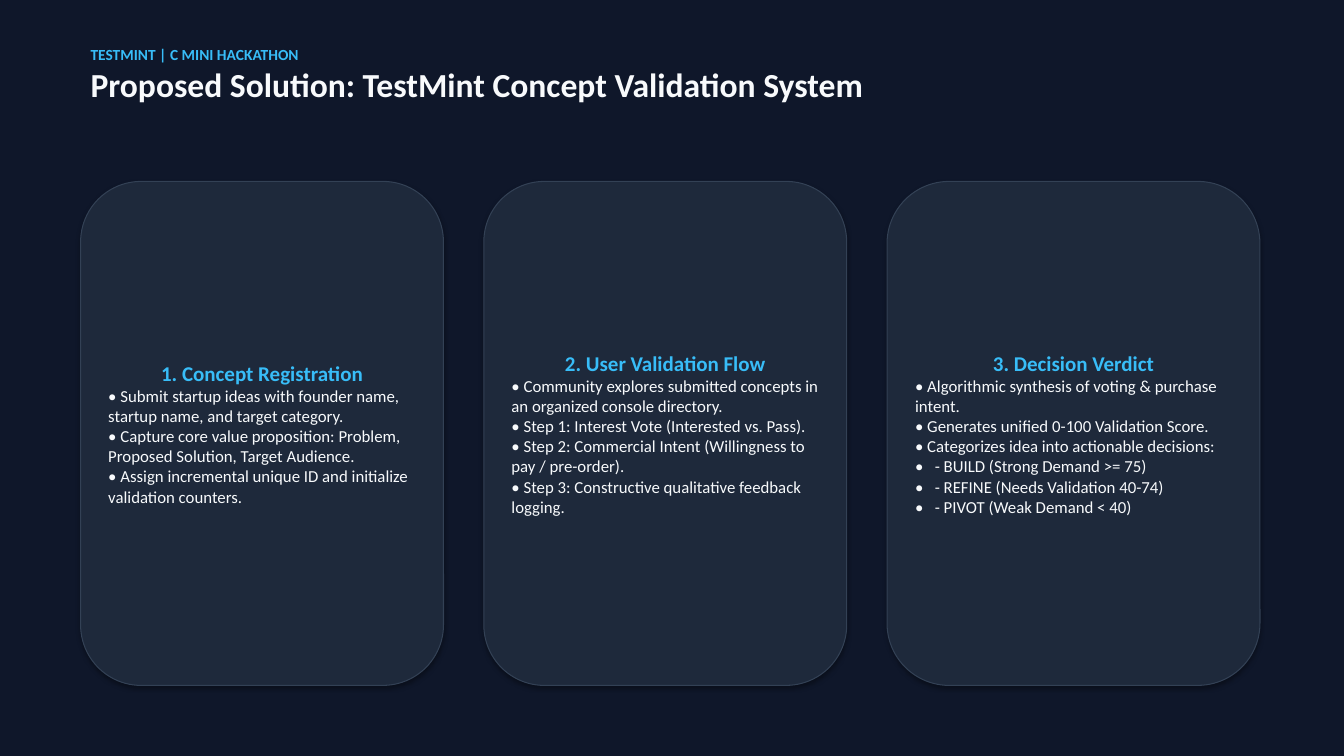
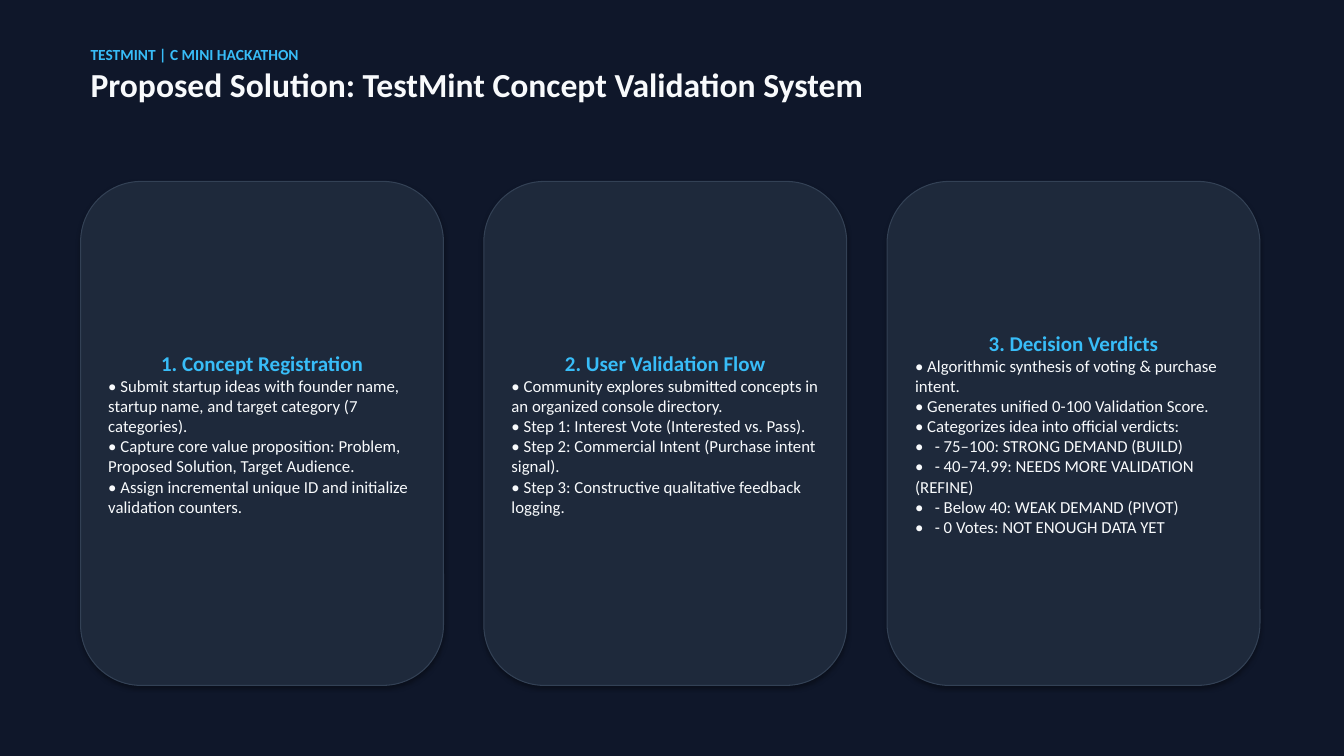
Before and after one commit to mananwalia987/Batch20_TeamPending_TestMint, a slide deck: slide 3 of presentation.pptx. Drawn at 1344x756 pixels with LibreOffice and Linux fonts; fonts in the diff are those of the drawing. Boxes give left, top, right and bottom in pixels: in the first picture for what was removed or moved away, otherwise in the second. Text is boxed around its words. In the diff, an @@ line names an element or a change of style, - is before the commit and + after.

```diff
--- a/presentation.pptx
+++ b/presentation.pptx
@@ text in rounded rectangle at [989, 336, 1158, 351]: text changed @@
-3. Decision Verdict
+3. Decision Verdicts
@@ text in rounded rectangle at [108, 380, 399, 435]: text changed @@
-• Submit startup ideas with founder name, startup name, and target category.
+• Submit startup ideas with founder name, startup name, and target category (7 categories).
@@ text in rounded rectangle at [511, 440, 816, 475]: text changed @@
-• Step 2: Commercial Intent (Willingness to pay / pre-order).
+• Step 2: Commercial Intent (Purchase intent signal).
@@ text in rounded rectangle at [915, 420, 1194, 533]: text changed @@
-• Categorizes idea into actionable decisions:
-• - BUILD (Strong Demand >= 75)
-• - REFINE (Needs Validation 40-74)
-• - PIVOT (Weak Demand < 40)
+• Categorizes idea into official verdicts:
+• - 75–100: STRONG DEMAND (BUILD)
+• - 40–74.99: NEEDS MORE VALIDATION (REFINE)
+• - Below 40: WEAK DEMAND (PIVOT)
+• - 0 Votes: NOT ENOUGH DATA YET
```
Also in this commit, not shown: 4 other slides changed, 1 slide added, 1 slide removed, 8 other files.
